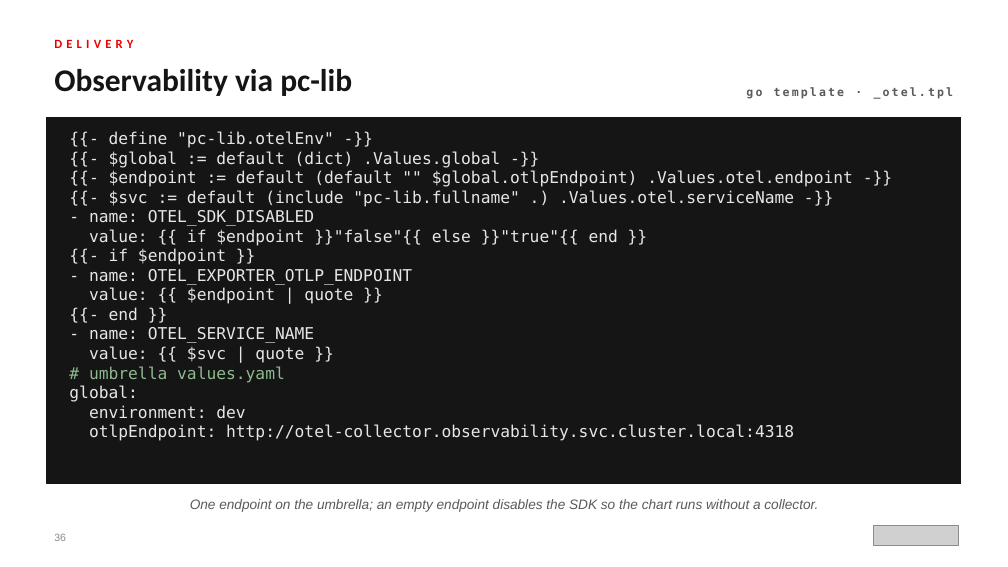
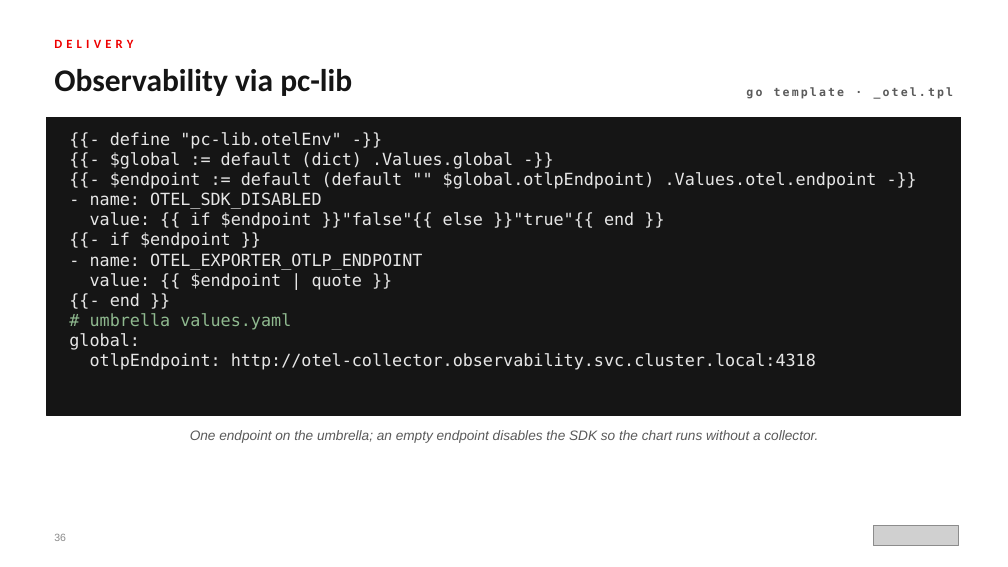
Before and after one commit to patterncatalyst/helm-for-developers, a slide deck: slide 36 of presentation/helm-201/Helm-201-r1.0.pptx. Drawn at 1008x567 pixels with LibreOffice and Linux fonts; fonts in the diff are those of the drawing; grey boxes stand for pictures. Boxes give left, top, right and bottom in pixels: in the first picture for what was removed or moved away, otherwise in the second. Text is boxed around its words. In the diff, an @@ line names an element or a change of style, - is before the commit and + after.

Commit message:
style(r1.0): unify deck helpers, mono flag runs, diagram scale, code auto-fit across 101 and 201

```diff
--- a/presentation/helm-201/Helm-201-r1.0.pptx
+++ b/presentation/helm-201/Helm-201-r1.0.pptx
@@ rectangle resized from (x1=47, y1=117, x2=961, y2=484) to (x1=47, y1=117, x2=961, y2=415) @@
@@ text at (x1=69, y1=132, x2=877, y2=370): text changed; size 15.5 to 16 pt @@
-{{- define "pc-lib.otelEnv" -}}
-{{- $global := default (dict) .Values.global -}}
-{{- $endpoint := default (default "" $global.otlpEndpoint) .Values.otel.endpoint -}}
-{{- $svc := default (include "pc-lib.fullname" .) .Values.otel.serviceName -}}
-- name: OTEL_SDK_DISABLED
-value: {{ if $endpoint }}"false"{{ else }}"true"{{ end }}
-{{- if $endpoint }}
-- name: OTEL_EXPORTER_OTLP_ENDPOINT
-value: {{ $endpoint | quote }}
-{{- end }}
-- name: OTEL_SERVICE_NAME
-value: {{ $svc | quote }}
-# umbrella values.yaml
-global:
-environment: dev
-otlpEndpoint: http://otel-collector.observability.svc.cluster.local:4318
+{{- define "pc-lib.otelEnv" -}}
+{{- $global := default (dict) .Values.global -}}
+{{- $endpoint := default (default "" $global.otlpEndpoint) .Values.otel.endpoint -}}
+- name: OTEL_SDK_DISABLED
+value: {{ if $endpoint }}"false"{{ else }}"true"{{ end }}
+{{- if $endpoint }}
+- name: OTEL_EXPORTER_OTLP_ENDPOINT
+value: {{ $endpoint | quote }}
+{{- end }}
+# umbrella values.yaml
+global:
+otlpEndpoint: http://otel-collector.observability.svc.cluster.local:4318
@@ text "One endpoint on the umbrella; ..." moved from (x1=190, y1=499, x2=818, y2=512) to (x1=190, y1=430, x2=818, y2=443) @@
```
Also in this commit, not shown: 25 other slides changed, 42 other files.
